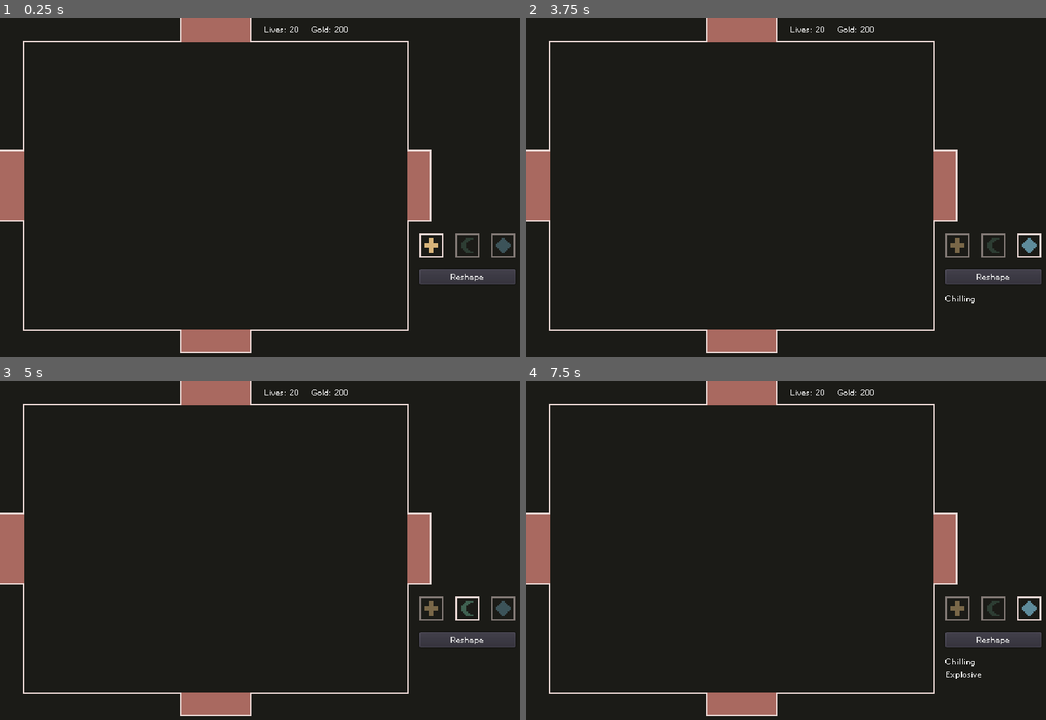
Above: before the commit, frames 1-4 (two rows, left to right).
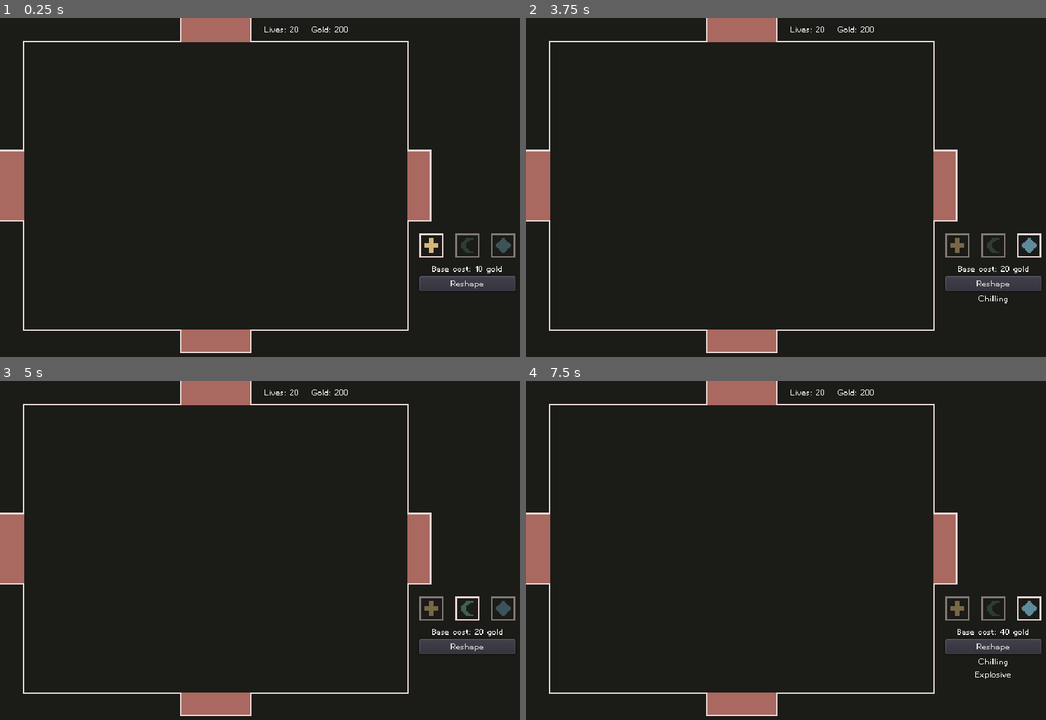
Above: after the commit, the same moments.

Repository: nolenroyalty/ReShape-TD
Game: Godot game, scene res://Main.tscn
The game is run twice, just before and just after one commit, with the same random seed, the same clock (stepped at 60 frames per second) and the same inputs.
Inputs (mouse positions are in pixels of both pictures, inside the frame that each line leads up to):
- Up to frame 1 (0.25 s): no input
- Up to frame 2 (3.75 s): click (994, 245) at 0.5 s; click (957, 245) at 1.25 s; click (1030, 245) at 2 s; click "Reshape" at 2.75 s; click "Chilling" at 3.5 s
- Up to frame 3 (5 s): click (468, 608) at 4.25 s
- Up to frame 4 (7.5 s): click (957, 608) at 5 s; click (1030, 608) at 5.75 s; click "Reshape" at 6.5 s; click "Explosive" at 7.25 s

The runs differ from the first frame. In frame 1, 0.8% of the frame differs, in the area x 80-100%, y 73-81%; in frame 2, 0.9%; in frame 3, 0.8%; in frame 4, 1.0%, in the area x 80-100%, y 73-88%.

Commit message:
cost display, avaricious impl

Diff:
--- a/creeps/CreepGeneric.gd
+++ b/creeps/CreepGeneric.gd
@@ -76,7 +76,7 @@
 	$IsPoisonedTimer.start(1.5)
 	for _i in range(3):
 		yield(get_tree().create_timer(0.5), "timeout")
-		damage(amount / 3.0)
+		damage(amount / 3.0, 0)
 
 func _on_ispoisonedtimer_timeout():
 	emit_signal("state_changed")
@@ -85,11 +85,12 @@
 func is_alive():
 	return state != S.DYING and state != S.AT_DESTINATION
 
-func damage(amount):
+func damage(amount, bonus_gold):
 	HEALTH -= amount
 	emit_signal("state_changed")
 	if HEALTH <= 0:
 		state = S.DYING
+		State.add_gold(gold_value() * (1 + bonus_gold))
 
 func determine_new_path():
 	var my_position = U.snap_to_grid(position)
@@ -183,7 +184,6 @@
 
 	for target in navigation_targets:
 		target.queue_free()
-	State.add_gold(gold_value())
 
 	began_to_die = true
 	emit_signal("died")
--- a/globals/Constants.gd
+++ b/globals/Constants.gd
@@ -3,6 +3,9 @@
 enum SHAPE { CROSS, CRESCENT, DIAMOND }
 
 var shapes = [ SHAPE.CROSS, SHAPE.CRESCENT, SHAPE.DIAMOND ]
+
+const BASE_TOWER_COST = 10
+const UPGRADE_COST_MULT = 2.5
 
 func shape_name(shape):
 	match shape:
--- a/globals/State.gd
+++ b/globals/State.gd
@@ -8,7 +8,7 @@
 var lives = 20
 
 func add_gold(amount):
-	gold += amount
+	gold += int(amount)
 	emit_signal("gold_updated", gold)
 
 func can_buy(amount):
@@ -16,7 +16,7 @@
 
 func try_to_buy(amount):
 	if can_buy(amount):
-		gold -= amount
+		gold -= int(amount)
 		emit_signal("gold_updated", gold)
 		return true
 	return false
--- a/towers/Bullet.gd
+++ b/towers/Bullet.gd
@@ -81,7 +81,8 @@
 	var creep = area.get_parent()
 	if creep.is_in_group("creep") and not (creep in already_hit):
 		apply_status_effects(creep)
-		creep.damage(my_damage())
+		var bonus_gold = Upgrades.bonus_gold(my_shape)
+		creep.damage(my_damage(), bonus_gold)
 		already_hit[creep] = true
 		var chain_target = can_chain()
 		if chain_target:
--- a/towers/Tower.gd
+++ b/towers/Tower.gd
@@ -23,6 +23,7 @@
 var my_shape = null
 var my_stats = null
 var tower_range = null
+var sell_value = null
 
 func acquire_target(target_):
 	target = target_
@@ -116,13 +117,18 @@
 	try_to_shoot()
 
 func level_up():
-	my_stats.level_up()
-	refresh_range()
-	emit_signal("leveled_up")
+	var cost = Upgrades.upgrade_cost(my_shape, my_stats)
+	if State.try_to_buy(cost):
+		my_stats.level_up()
+		sell_value *= C.UPGRADE_COST_MULT
+		sell_value = int(sell_value)
+		refresh_range()
+		emit_signal("leveled_up")
 
 func sell():
 	hide_range()
 	queue_free()
+	State.add_gold(sell_value)
 	emit_signal("sold")
 
 func pressed():
@@ -136,6 +142,7 @@
 func init(shape):
 	my_shape = shape
 	my_stats = Upgrades.IndividualTower.new()
+	sell_value = Upgrades.tower_cost(my_shape) / 2
 
 	var texture = null
 
--- a/towers/Upgrades.gd
+++ b/towers/Upgrades.gd
@@ -1,4 +1,6 @@
 extends Node2D
+
+signal reshaped(shape, upgrade)
 
 enum T {
 	CHILLS,
@@ -29,6 +31,10 @@
 	var RETURNS = false
 	var POISONS = false
 	var DAMAGE_MULT = 1.0
+
+	func build_cost():
+		var mult = pow(2, len(upgrades))
+		return mult * C.BASE_TOWER_COST
 
 func _apply(t, stats):
 	match t:
@@ -96,6 +102,9 @@
 		ATTACK_SPEED -= 0.1 * ATTACK_SPEED
 		DAMAGE *= 2
 
+	func upgrade_mult():
+		return pow(C.UPGRADE_COST_MULT, LEVEL)
+
 	func attacks_per_second():
 		return 1.0 / ATTACK_SPEED
 
@@ -115,8 +124,17 @@
 			possible.append(t)
 	return possible
 
+func tower_cost(shape):
+	return int(state[shape].build_cost())
+
+func upgrade_cost(shape, stats):
+	var base = tower_cost(shape)
+	var mult = stats.upgrade_mult()
+	return int(base * mult)
+
 func upgrade(shape, t):
 	state[shape] = _apply(t, state[shape])
+	emit_signal("reshaped", shape, t)
 
 func projectiles(t):
 	return state[t].PROJECTILES
@@ -145,6 +163,9 @@
 func explodes(t):
 	return state[t].EXPLODES
 
+func bonus_gold(t):
+	return state[t].BONUS_GOLD
+
 func projectile_size_mult(t):
 	return state[t].PROJECTILE_SIZE_MULT
 
--- a/ui/IndividualTowerViewer.gd
+++ b/ui/IndividualTowerViewer.gd
@@ -2,7 +2,8 @@
 
 signal tower_sold()
 
-onready var label = $Label
+onready var header = $Header
+onready var values = $HBoxContainer/Values
 onready var level_up_button = $LevelUpButton
 onready var sell_button = $SellButton
 var tower = null
@@ -13,12 +14,12 @@
 func set_text_for_tower():
 	var stats = tower.my_stats
 	var name = C.shape_name(tower.my_shape).capitalize()
-	var header = "Level %s %s Tower\n" % [stats.LEVEL, name]
-	var aps = "Attacks per second: %.1f" % stats.attacks_per_second()
-	var damage = "Damage: %s" % stats.DAMAGE
-	var range_ = "Range: %s" % stats.RANGE_RADIUS
+	header.text = "%s Tower (level %s)\n" % [name, stats.LEVEL]
+	values.text = "%.1f\n%s\n%s" % [ stats.attacks_per_second(), stats.DAMAGE, stats.RANGE_RADIUS]
 
-	$Label.text = "%s\n%s\n%s\n%s" % [header, aps, damage, range_]
+	sell_button.text = "Sell (%s gold)" % tower.sell_value
+	var upgrade_cost = Upgrades.upgrade_cost(tower.my_shape, tower.my_stats)
+	level_up_button.text = "Level up (%s gold)" % upgrade_cost
 
 func we_have_enough_gold_for_upgrade():
 	return true
--- a/ui/IndividualTowerViewer.tscn
+++ b/ui/IndividualTowerViewer.tscn
@@ -5,24 +5,40 @@
 [node name="IndividualTowerViewer" type="Node2D"]
 script = ExtResource( 1 )
 
-[node name="Label" type="Label" parent="."]
+[node name="Header" type="Label" parent="."]
 margin_right = 40.0
 margin_bottom = 14.0
 text = "Level 2 Cross Tower
-
-Attacks per Second: 1
-Damage: 10
-Range: 64"
+"
 
 [node name="LevelUpButton" type="Button" parent="."]
-margin_top = 96.0
+margin_top = 104.0
 margin_right = 60.0
-margin_bottom = 116.0
+margin_bottom = 124.0
 text = "Level Up"
 
 [node name="SellButton" type="Button" parent="."]
-margin_left = 80.0
-margin_top = 96.0
+margin_top = 72.0
+margin_right = 48.0
+margin_bottom = 92.0
+text = "Sell"
+
+[node name="HBoxContainer" type="HBoxContainer" parent="."]
+margin_top = 16.0
 margin_right = 128.0
-margin_bottom = 116.0
-text = "Sell"
+margin_bottom = 64.0
+
+[node name="Label" type="Label" parent="HBoxContainer"]
+margin_right = 41.0
+margin_bottom = 48.0
+text = "Speed
+Damage
+Range"
+
+[node name="Values" type="Label" parent="HBoxContainer"]
+margin_left = 45.0
+margin_right = 58.0
+margin_bottom = 48.0
+text = "1
+10
+64"
--- a/ui/ReshapeUpgradeSelector.gd
+++ b/ui/ReshapeUpgradeSelector.gd
@@ -8,6 +8,7 @@
 onready var diamond = $DiamondButton
 onready var reshape_button = $ReshapeButton
 onready var upgrades_label = $UpgradesLabel
+onready var base_cost = $BasecostLabel
 
 var current = null
 
@@ -24,6 +25,15 @@
 			b.modulate.a = 1.0
 		else:
 			b.modulate.a = 0.5
+
+func update_base_cost_text():
+	if current == null: return
+	var tower_cost = Upgrades.tower_cost(current)
+	base_cost.text = "Base cost: %d gold" % [tower_cost]
+
+func handle_reshaped(shape, _upgrade):
+	if current != null and shape == current:
+		update_base_cost_text()
 
 func update_upgrades_text():
 	var active_upgrades = Upgrades.active_upgrades(current)
@@ -52,3 +62,4 @@
 	crescent.connect("pressed", self, "handle_pressed", [C.SHAPE.CRESCENT])
 	diamond.connect("pressed", self, "handle_pressed", [C.SHAPE.DIAMOND])
 	reshape_button.connect("pressed", self, "handle_reshape")
+	var _ignore = Upgrades.connect("reshaped", self, "handle_reshaped")
--- a/ui/ReshapeUpgradeSelector.tscn
+++ b/ui/ReshapeUpgradeSelector.tscn
@@ -34,9 +34,9 @@
 texture_normal = ExtResource( 3 )
 
 [node name="ReshapeButton" type="Button" parent="."]
-margin_top = 48.0
+margin_top = 57.0
 margin_right = 128.0
-margin_bottom = 68.0
+margin_bottom = 77.0
 custom_fonts/font = ExtResource( 5 )
 text = "Reshape"
 
@@ -44,4 +44,12 @@
 margin_top = 80.0
 margin_right = 128.0
 margin_bottom = 208.0
+align = 1
 autowrap = true
+
+[node name="BasecostLabel" type="Label" parent="."]
+margin_top = 40.0
+margin_right = 128.0
+margin_bottom = 54.0
+text = "Base cost: 10 gold"
+align = 1
